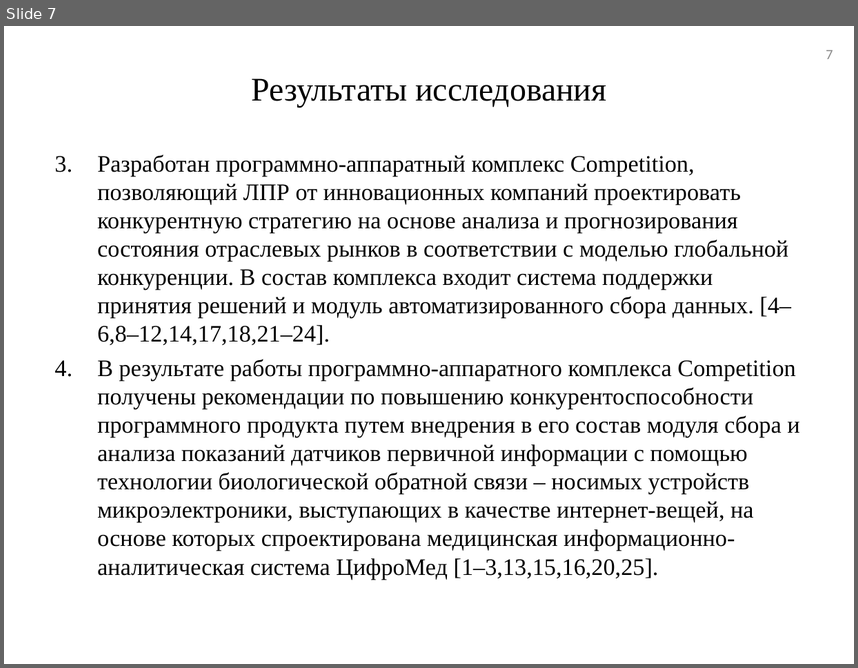
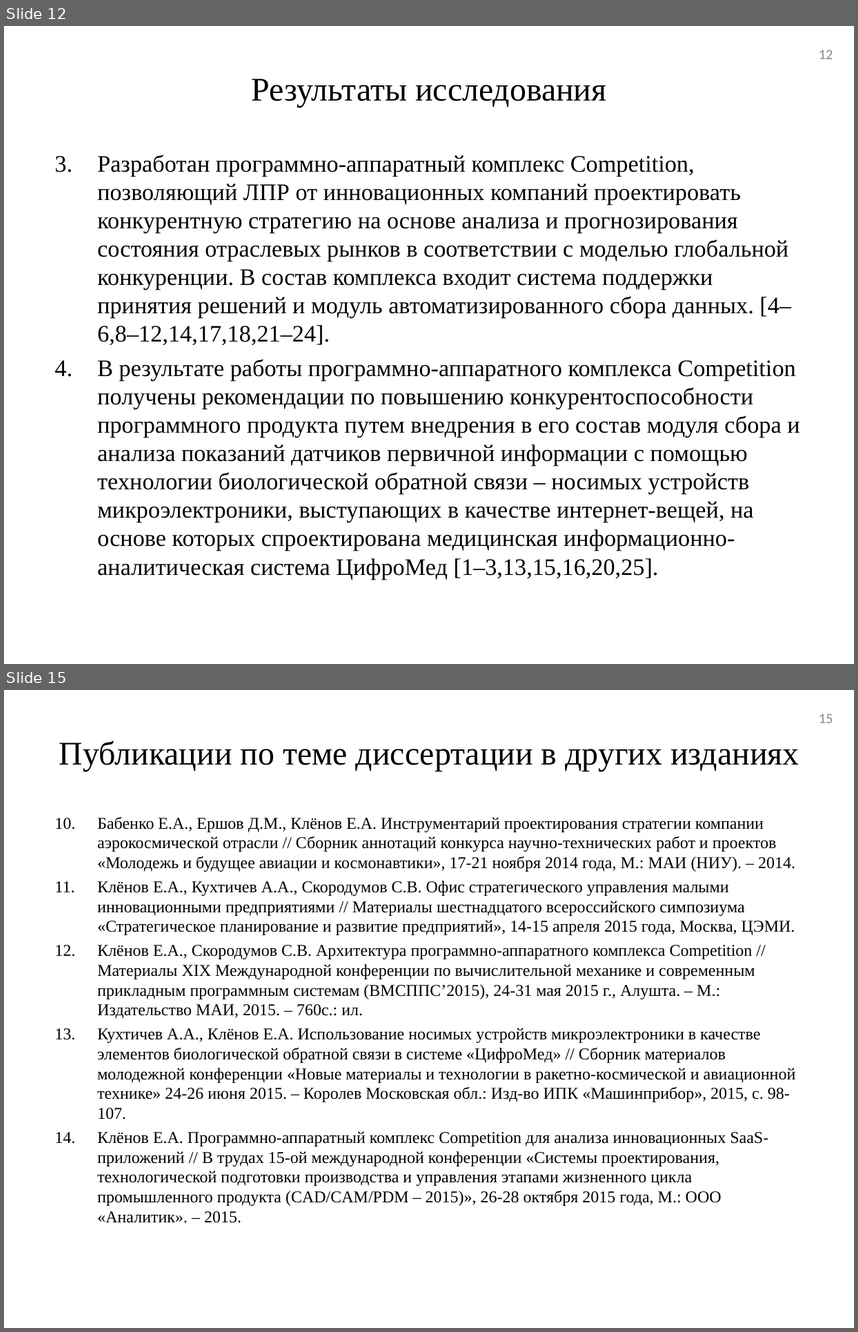
Before and after one commit to tehdoorsareopen/science, a slide deck: Предзащита/Презентация/Презентация_v01.ppt. Shown one above the other, each under a label of ours: slide 7 before the commit, slides 12 and 15 after it; the slides between them are not shown. The pictures are 858x668 and 858x1332 pixels, drawn with LibreOffice and Linux fonts; fonts in the diff are those of the drawing. Boxes give left, top, right and bottom in pixels: in the first picture for what was removed or moved away, otherwise in the second. Text is boxed around its words. In the diff, an @@ line names an element or a change of style, - is before the commit and + after.

```diff
--- a/Предзащита/Презентация/Презентация_v01.ppt
+++ b/Предзащита/Презентация/Презентация_v01.ppt
@@ slide 15 added at (4, 690, 854, 1328), background #FFFFFF @@
@@ page number added at (819, 714, 833, 723), 12 pt, text #898989 @@
+15
@@ title added at (59, 740, 799, 771), 28 pt, text #000000 @@
+Публикации по теме диссертации в других изданиях
@@ text added at (97, 817, 796, 1223), 14 pt, text #000000 @@
+10. Бабенко Е.А., Ершов Д.М., Клёнов Е.А. Инструментарий проектирования стратегии компании аэрокосмической отрасли // Сборник аннотаций конкурса научно-технических работ и проектов «Молодежь и будущее авиации и космонавтики», 17-21 ноября 2014 года, М.: МАИ (НИУ). – 2014.
+11. Клёнов Е.А., Кухтичев А.А., Скородумов С.В. Офис стратегического управления малыми инновационными предприятиями // Материалы шестнадцатого всероссийского симпозиума «Стратегическое планирование и развитие предприятий», 14-15 апреля 2015 года, Москва, ЦЭМИ.
+12. Клёнов Е.А., Скородумов С.В. Архитектура программно-аппаратного комплекса Competition // Материалы XIX Международной конференции по вычислительной механике и современным прикладным программным системам (ВМСППС’2015), 24-31 мая 2015 г., Алушта. – М.: Издательство МАИ, 2015. – 760с.: ил.
+13. Кухтичев А.А., Клёнов Е.А. Использование носимых устройств микроэлектроники в качестве элементов биологической обратной связи в системе «ЦифроМед» // Сборник материалов молодежной конференции «Новые материалы и технологии в ракетно-космической и авиационной технике» 24-26 июня 2015. – Королев Московская обл.: Изд-во ИПК «Машинприбор», 2015, с. 98-107.
+14. Клёнов Е.А. Программно-аппаратный комплекс Competition для анализа инновационных SaaS-приложений // В трудах 15-ой международной конференции «Системы проектирования, технологической подготовки производства и управления этапами жизненного цикла промышленного продукта (CAD/CAM/PDM – 2015)», 26-28 октября 2015 года, М.: ООО «Аналитик». – 2015.
@@ what was slide 7 is now slide 12 @@
@@ page number at (819, 50, 833, 59): text changed @@
-7
+12
```
Also in this commit, not shown: 3 slides changed, 9 other slides added, 9 other files.
